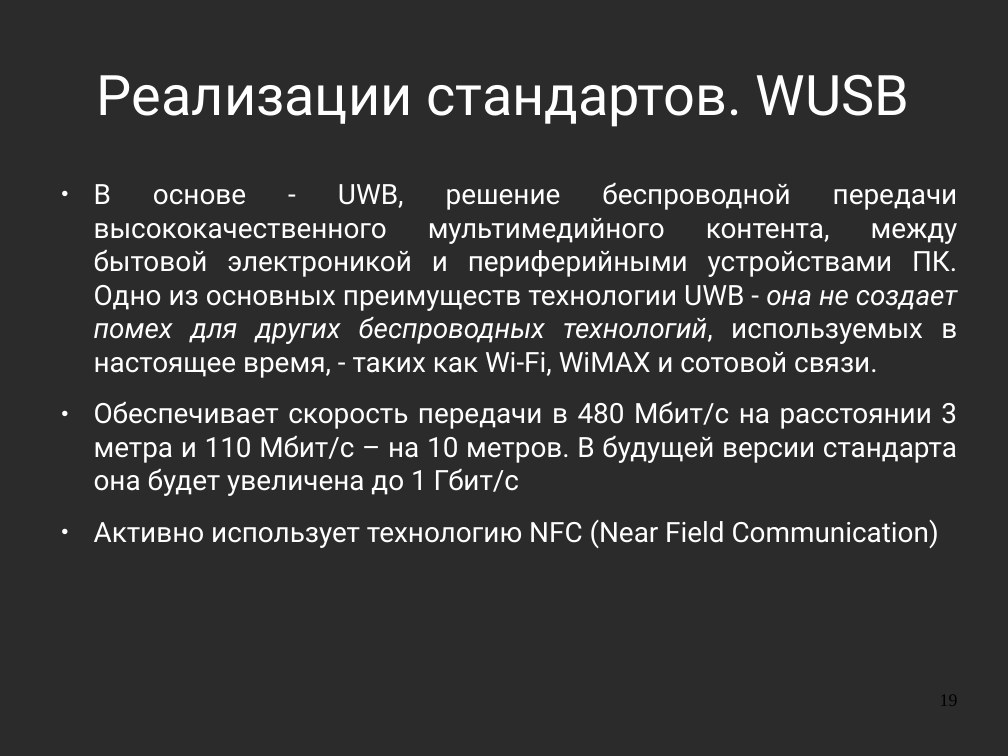
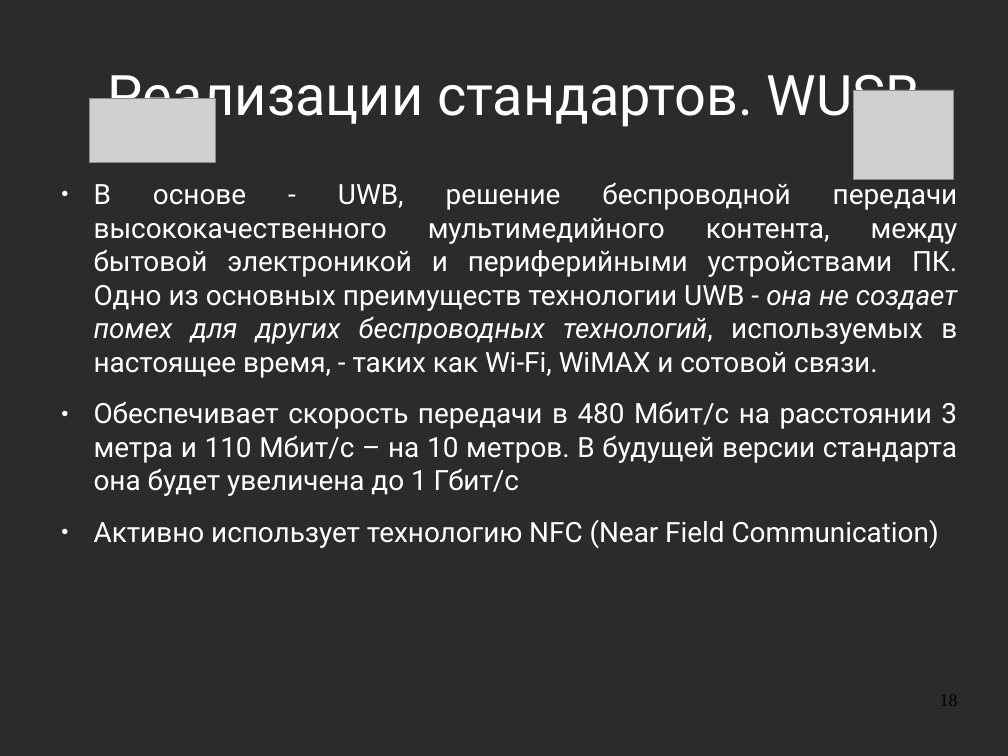
Before and after one commit to aeremenok/a-team-777, a slide deck: slide 18 of 10/smm/doc/eav_wireless.odp (slide 19 before the commit). Drawn at 1008x756 pixels with LibreOffice and Linux fonts; fonts in the diff are those of the drawing; grey boxes stand for pictures; background and template pictures are left out; a plain dark background stands for a picture behind light text. Boxes give left, top, right and bottom in pixels: in the first picture for what was removed or moved away, otherwise in the second. Text is boxed around its words. In the diff, an @@ line names an element or a change of style, - is before the commit and + after.

```diff
--- a/10/smm/doc/eav_wireless.odp
+++ b/10/smm/doc/eav_wireless.odp
@@ title "Реализации стандартов. WUSB" at (x1=108, y1=74, x2=921, y2=129): indent changed @@
@@ picture added at (x1=90, y1=99, x2=216, y2=163) @@
@@ picture added at (x1=853, y1=90, x2=954, y2=179) @@
```
Also in this commit, not shown: 41 other slides changed, 2 slides added, 3 slides removed, 2 other files.
